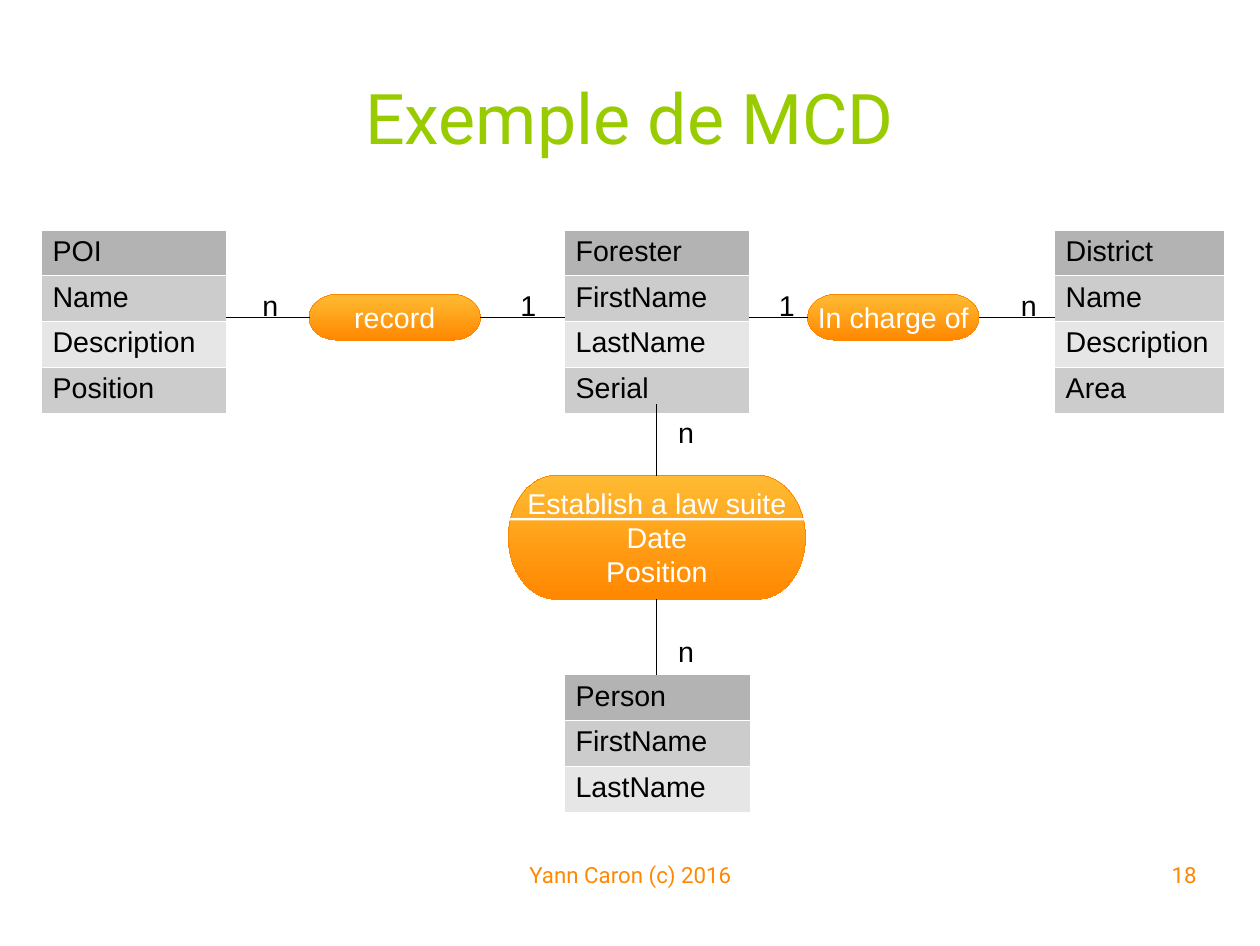
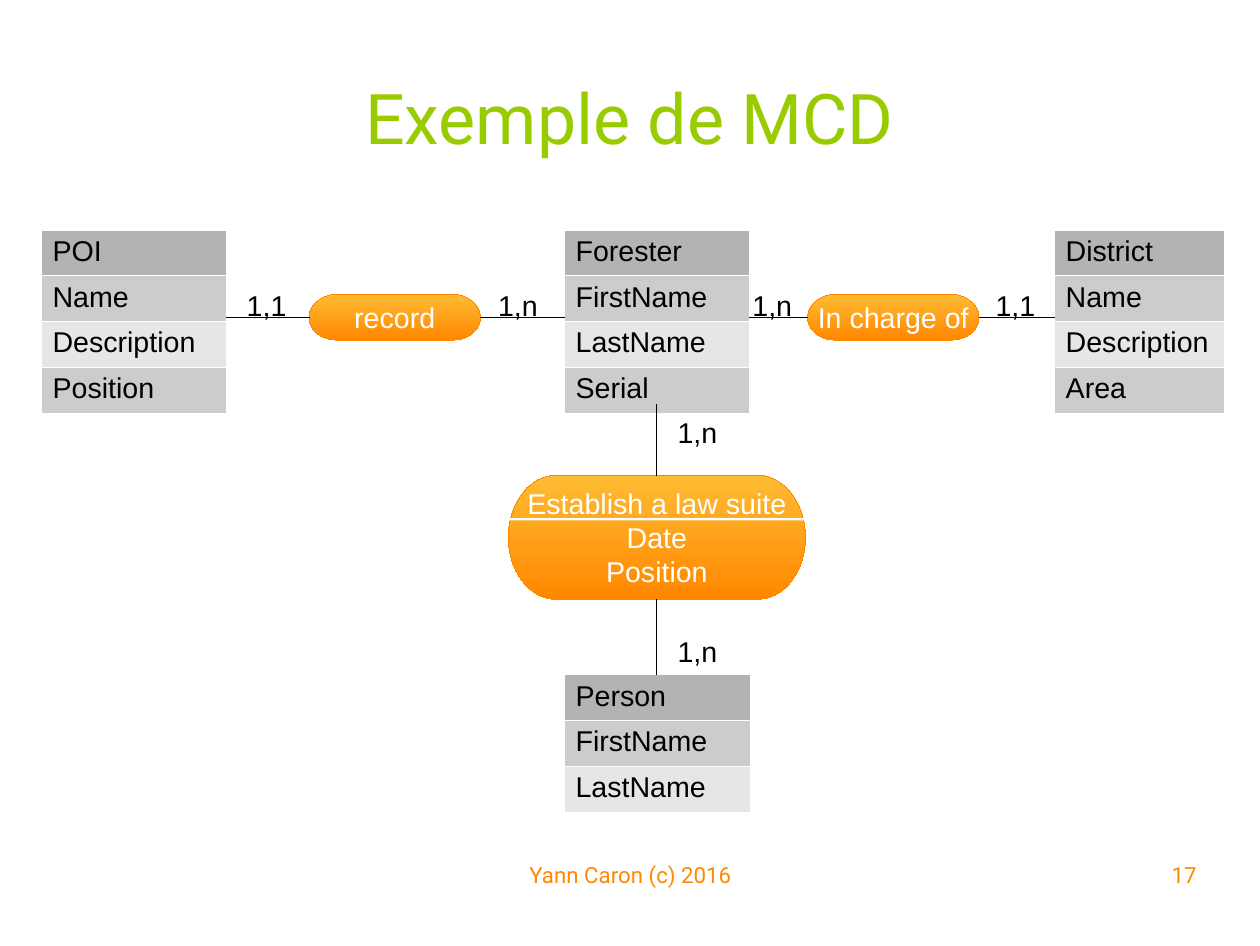
Before and after one commit to YannCaron/Android-ENSG, a slide deck: slide 17 of 10 - Spatialite.odp (slide 18 before the commit). Drawn at 1260x946 pixels with LibreOffice and Linux fonts; fonts in the diff are those of the drawing; background and template pictures are left out. Boxes give left, top, right and bottom in pixels: in the first picture for what was removed or moved away, otherwise in the second. Text is boxed around its words. In the diff, an @@ line names an element or a change of style, - is before the commit and + after.

```diff
--- a/10 - Spatialite.odp
+++ b/10 - Spatialite.odp
@@ text added at (247, 296, 287, 320), 18 pt, text #000000 @@
+1,1
@@ text at (498, 296, 538, 320): text changed @@
-1
+1,n
@@ text at (752, 296, 792, 320): text changed @@
-1
+1,n
@@ text added at (996, 296, 1036, 320), 18 pt, text #000000 @@
+1,1
@@ text removed at (262, 300, 278, 318) @@
-n
@@ text removed at (1021, 300, 1037, 318) @@
-n
@@ text at (678, 423, 718, 447): text changed @@
-n
+1,n
@@ text at (678, 642, 718, 666): text changed @@
-n
+1,n
@@ page number at (1172, 867, 1197, 883): text changed @@
-18
+17
```
Also in this commit, not shown: 19 other slides changed, 4 slides added, 1 slide removed.
